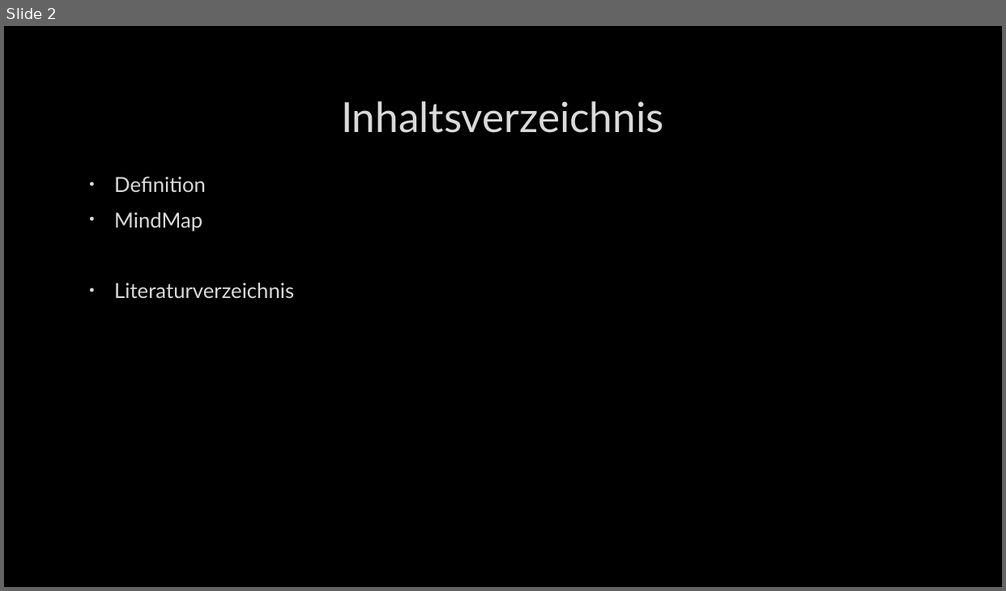
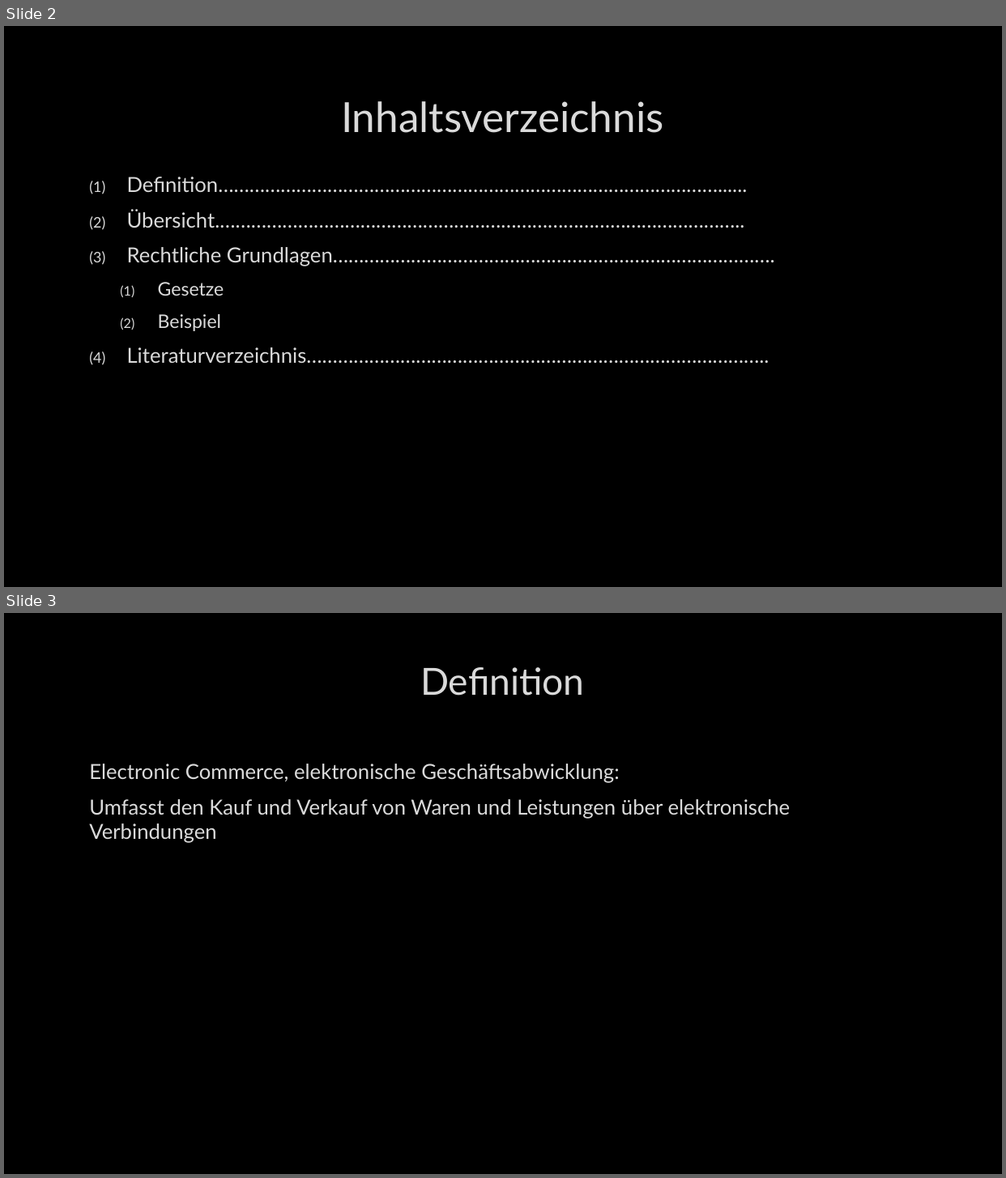
Before and after one commit to M4XB/OriginSchule, a slide deck: WGP/E-Commerce.pptx. Shown one above the other, each under a label of ours: slide 2 before the commit, slides 2 and 3 after it. The pictures are 1006x591 and 1006x1178 pixels, drawn with LibreOffice and Linux fonts; fonts in the diff are those of the drawing; background and template pictures are left out. Boxes give left, top, right and bottom in pixels: in the first picture for what was removed or moved away, otherwise in the second. Text is boxed around its words. In the diff, an @@ line names an element or a change of style, - is before the commit and + after.

```diff
--- a/WGP/E-Commerce.pptx
+++ b/WGP/E-Commerce.pptx
@@ slide 3 added at [4,613,1002,1174], background picture (left out) @@
@@ title added at [420,667,585,696], 36 pt, text #DADADA @@
+Definition
@@ text added at [89,764,791,843], 20 pt, text #DADADA @@
+Electronic Commerce, elektronische Geschäftsabwicklung:
+Umfasst den Kauf und Verkauf von Waren und Leistungen über elektronische Verbindungen
@@ slide 2 changed as well @@
@@ text at [127,177,775,363]: text changed @@
-• Definition
-• MindMap
-• Literaturverzeichnis
+(1) Definition……………………………………………………………………………………......
+(2) Übersicht.………………………………………………………………………………………..
+(3) Rechtliche Grundlagen………………………………………………………………………….
+  (1) Gesetze
+  (2) Beispiel
+(4) Literaturverzeichnis……………………………………………………………………………..
```
Also in this commit, not shown: 2 other slides changed, 5 other slides added, 3 slides removed, 6 other files.
